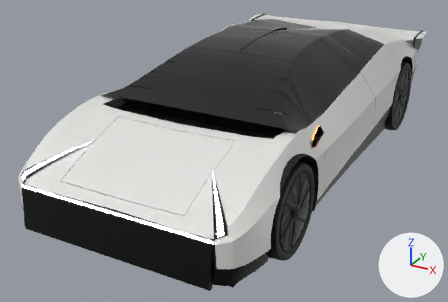
An edit to the glTF model studio/tesla/models/roadster.glb, drawn before and after from the same camera.
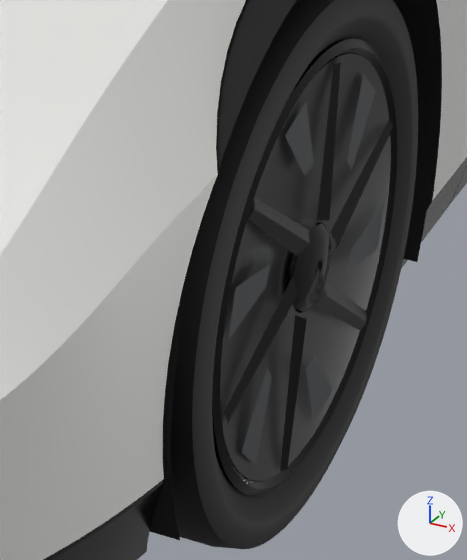
The first picture shows the older version from a 50 mm lens placed at (2.34, -4.92, 2.45), pointed at (-0.17, -0.35, 0.17). The close-ups show the older and then the newer version on the part from 54% to 72% of the width and 55% to 87% of the height of that picture. Only the edits that show in the close-ups are written down. The lights are fixed; the arrows at lower right show +X, +Y and +Z. Where no turn or scale is listed for an object, it has been applied to the vertices.

The first close-up shows 'ArchLiner', 'BodyPanelsColor1', 'WheelFrontLBarrel', 'WheelFrontLCap', 'WheelFrontLFace', 'WheelFrontLSpokes', 'WheelFrontLTyre' and 1 more.
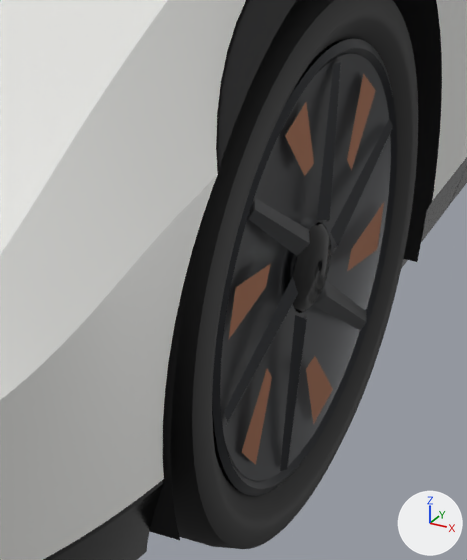
Pixel boxes (x1, y1, x2, y2) of what changed, in the close-ups (467 x 560 px):
'WheelFrontLSpokes', recoloured
    both: (225, 62, 392, 465)

What changed in the scene script:
```text
Change mat_insert:
    mat_insert.base_color: (0.0595, 0.0648, 0.0742) -> (0.352, 0.12, 0.0423)  # dark grey #45484d -> brown #a0613a
```
